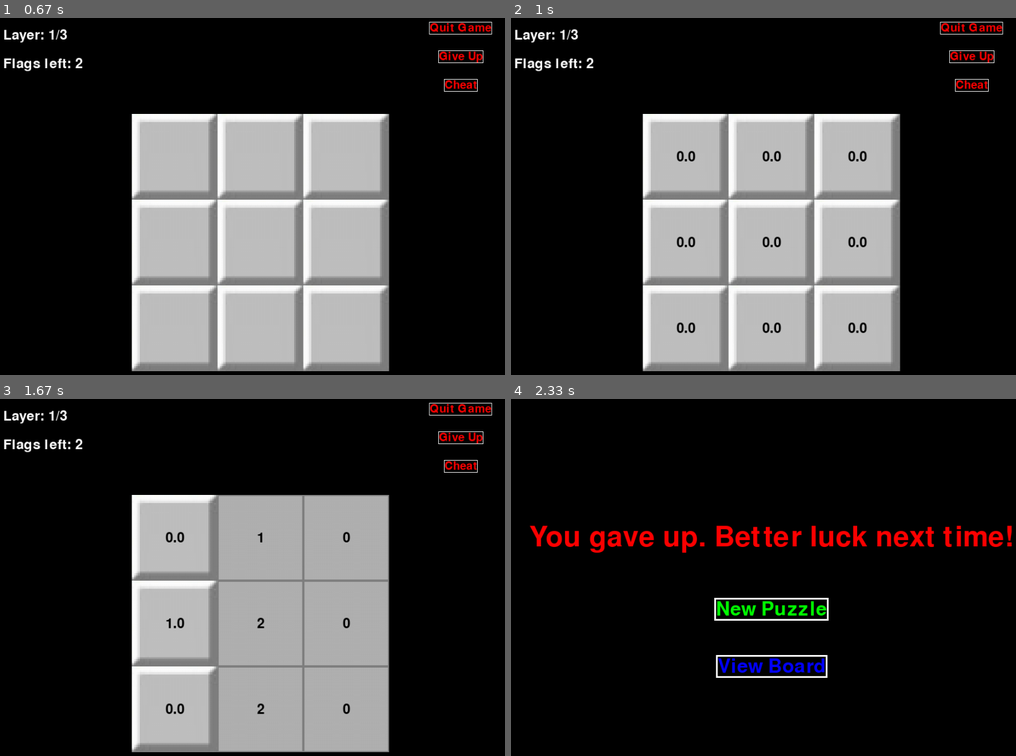
Above: before the commit, frames 1-4 (two rows, left to right).
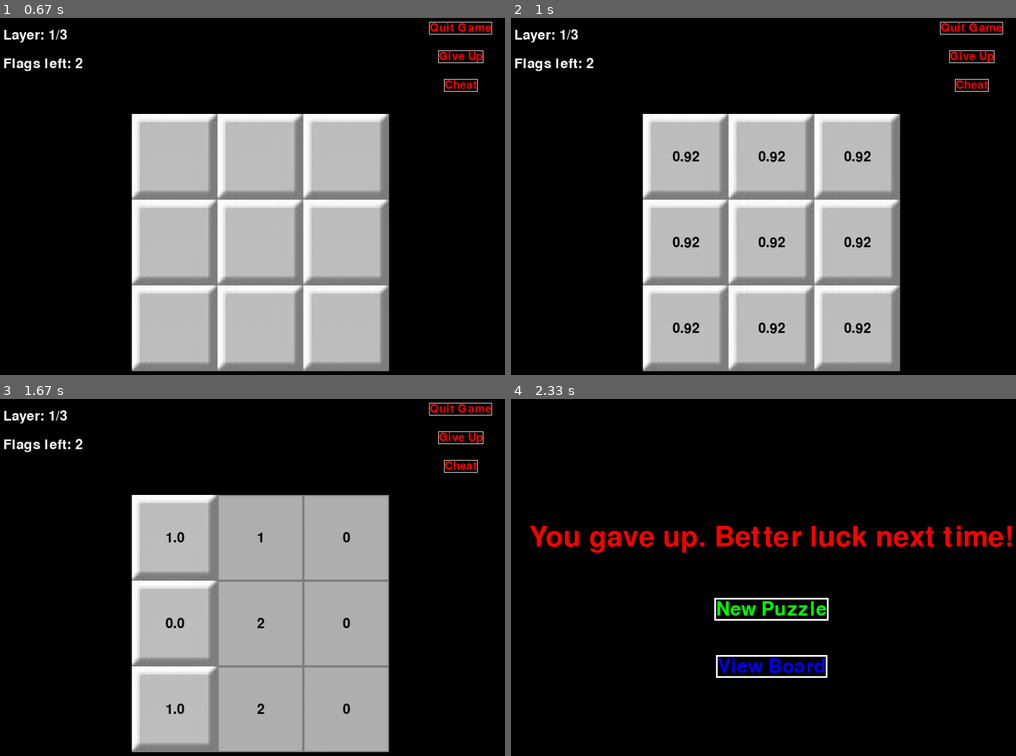
Above: after the commit, the same moments.

Repository: LukePng/3D_Minesweeper
Game: pygame game, started from src/main.py
Same seed, same stepped clock (60 frames per second), same inputs: the game is played once before the commit and once after it.
Inputs (mouse positions are in pixels of both pictures, inside the frame that each line leads up to):
- Up to frame 1 (0.67 s): click "Start Game" at 0.38 s
- Up to frame 2 (1 s): click "Cheat" at 0.72 s
- Up to frame 3 (1.67 s): click (262, 623) at 1.05 s, where only the run after the commit has a clickable "0.92"; tap D at 1.33 s
- Up to frame 4 (2.33 s): tap F at 1.67 s; click "Give Up" at 2.05 s

Frame 1 is identical in both runs. In frame 2, 1.0% of the frame differs, in the area x 31-72%, y 37-89%; in frame 3, 0.1%; in frame 4, nothing differs.

Commit message:
Fixed edge cases and changed bgm, but cheat unsupported for hard diff

Diff:
--- a/src/static/board.py
+++ b/src/static/board.py
@@ -197,7 +197,7 @@
                                     break  # Move to the next revealed cell
         return external_layer
 
-    def find_external_unrevealed(self): #Returns unique unrevealed outer layer
+    def find_external_unrevealed(self): #Returns unique unrevealed outer layer, if they are not flagged
         external_layer = self.find_external_revealed()
 
         external_unrevealed = set()
@@ -206,7 +206,7 @@
             for dh, dr, dc in self.OFFSETS:
                 nh, nr, nc = key[0] + dh, key[1] + dr, key[2] + dc
                 if 0 <= nh < self._size and 0 <= nr < self._size and 0 <= nc < self._size:
-                    if not self._board[nh][nr][nc].get_is_revealed():
+                    if not self._board[nh][nr][nc].get_is_revealed() and not self._board[nh][nr][nc].get_is_flagged():
                         temp_set.add((nh, nr, nc))
                         external_unrevealed.add((nh, nr, nc))
 
@@ -217,15 +217,17 @@
         external_unrevealed = self.find_external_unrevealed()
 
         nonlocal_unrevealed_cnt = 0
+        nonlocal_unrevealed = set()
+
         for h in range(self._size):
             for r in range(self._size):
                 for c in range(self._size):
                     cell = self._board[h][r][c]
-                    if not cell.get_is_revealed():
+                    if not cell.get_is_revealed() and (h, r, c) not in external_unrevealed:
                         nonlocal_unrevealed_cnt += 1
-
-        nonlocal_unrevealed_cnt -= len(external_unrevealed)
-        return nonlocal_unrevealed_cnt
+                        nonlocal_unrevealed.add((h, r, c))
+
+        return nonlocal_unrevealed_cnt, nonlocal_unrevealed
 
 
     def find_possible_mine_layouts(self):
@@ -259,6 +261,8 @@
 
         # Initialize the backtracking process
         backtrack(0)
+
+
         return layouts
 
     def is_valid_configuration(self, layout):
@@ -280,6 +284,9 @@
                     if not self._board[nh][nr][nc].get_is_revealed():
                         total_adj_unrevealed += 1
 
+                    if self._board[nh][nr][nc].get_is_flagged(): #POSSIBLE EDGE CASE: MORE FLAGS THAN ACTUAL
+                        adj_mine_cnt -= 1
+
                 if (nh, nr, nc) in layout:
 
                     adj_referenced += 1
@@ -300,13 +307,19 @@
         layouts = self.find_possible_mine_layouts()
         total_poss_arr = 0
 
+        non_local_pos = set()
+
         for layout in layouts:
-            non_local_unrevealed = self._size ** 3 - self.get_total_nonlocal_unrevealed()
+            non_local_unrevealed, non_local_unrevealed_pos = self.get_total_nonlocal_unrevealed()
+
             num_mines_left =  self._num_mines
             for prob_mine in layout.values():
                 if prob_mine == True:
                     num_mines_left -= 1
 
+            if num_mines_left < 0:
+                num_mines_left = 0
+
             poss_arr = math.comb(non_local_unrevealed, num_mines_left)
             total_poss_arr += poss_arr
 
@@ -314,12 +327,28 @@
                 if prob_mine == True:
                     self._board[pos[0]][pos[1]][pos[2]].set_mine_prob(self._board[pos[0]][pos[1]][pos[2]].get_mine_prob() + poss_arr)
 
+            if non_local_unrevealed:
+                if num_mines_left == 0:
+                    num_mines_left += 1
+                nonlocal_poss_ref = math.comb(non_local_unrevealed - 1, num_mines_left - 1)
+
+                for pos in non_local_unrevealed_pos:
+                    self._board[pos[0]][pos[1]][pos[2]].set_mine_prob(self._board[pos[0]][pos[1]][pos[2]].get_mine_prob() + nonlocal_poss_ref)
+                    non_local_pos.add(pos)
+
 
         #Since all the different layouts have the same key, we only need the first layer
         for pos in layouts[0].keys():
-            new_mine_prob = math.floor(self._board[pos[0]][pos[1]][pos[2]].get_mine_prob() / total_poss_arr * 100) / 100
+            new_mine_prob = math.floor(100 - self._board[pos[0]][pos[1]][pos[2]].get_mine_prob() / total_poss_arr * 100) / 100
 
             self._board[pos[0]][pos[1]][pos[2]].set_mine_prob(new_mine_prob)
+
+        if non_local_pos:
+            for pos in non_local_pos:
+                new_mine_prob = math.floor(100 - self._board[pos[0]][pos[1]][pos[2]].get_mine_prob() / total_poss_arr * 100) / 100
+
+                self._board[pos[0]][pos[1]][pos[2]].set_mine_prob(new_mine_prob)
+
 
     def reset_probability(self):
         for h in range(self._size):
--- a/src/static/cell.py
+++ b/src/static/cell.py
@@ -4,7 +4,7 @@
         self.is_revealed = False
         self.adjacent_mines = 0
         self.is_flagged = False
-        self.mine_probability = 0.0 # Value in range 0-1 inclusive
+        self.mine_probability = 0.00 # Value in range 0-1 inclusive
 
     def reveal(self):
         self.is_revealed = True
Not shown, changed: src/assets/music/bgm.mp3
